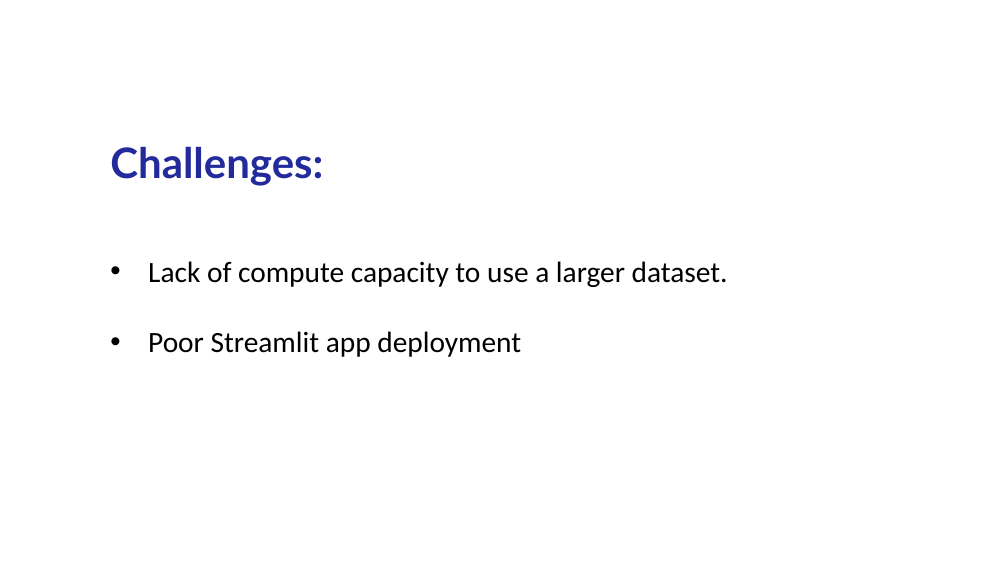
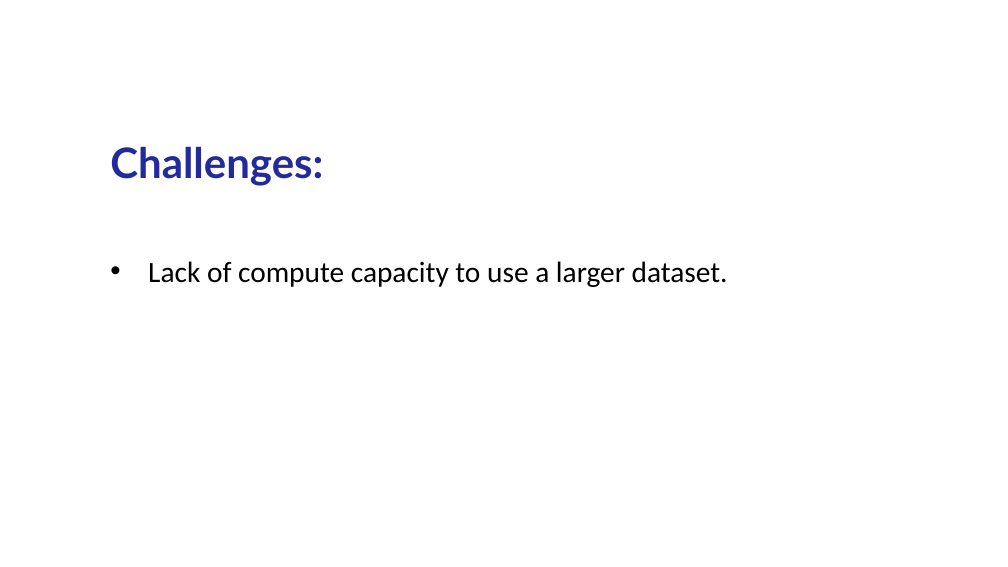
Before and after one commit to mk7890/Resume-Parsing-System, a slide deck: slide 26 of ResumeParserSystem_Presentation.pptx (slide 20 before the commit). Drawn at 1008x567 pixels with LibreOffice and Linux fonts; fonts in the diff are those of the drawing; background and template pictures are left out. Boxes give left, top, right and bottom in pixels: in the first picture for what was removed or moved away, otherwise in the second. Text is boxed around its words. In the diff, an @@ line names an element or a change of style, - is before the commit and + after.

```diff
--- a/ResumeParserSystem_Presentation.pptx
+++ b/ResumeParserSystem_Presentation.pptx
@@ text at <box>148,331,521,357</box>: paragraph removed @@
-• Poor Streamlit app deployment
```
Also in this commit, not shown: 8 other slides changed, 16 slides added, 10 slides removed.
